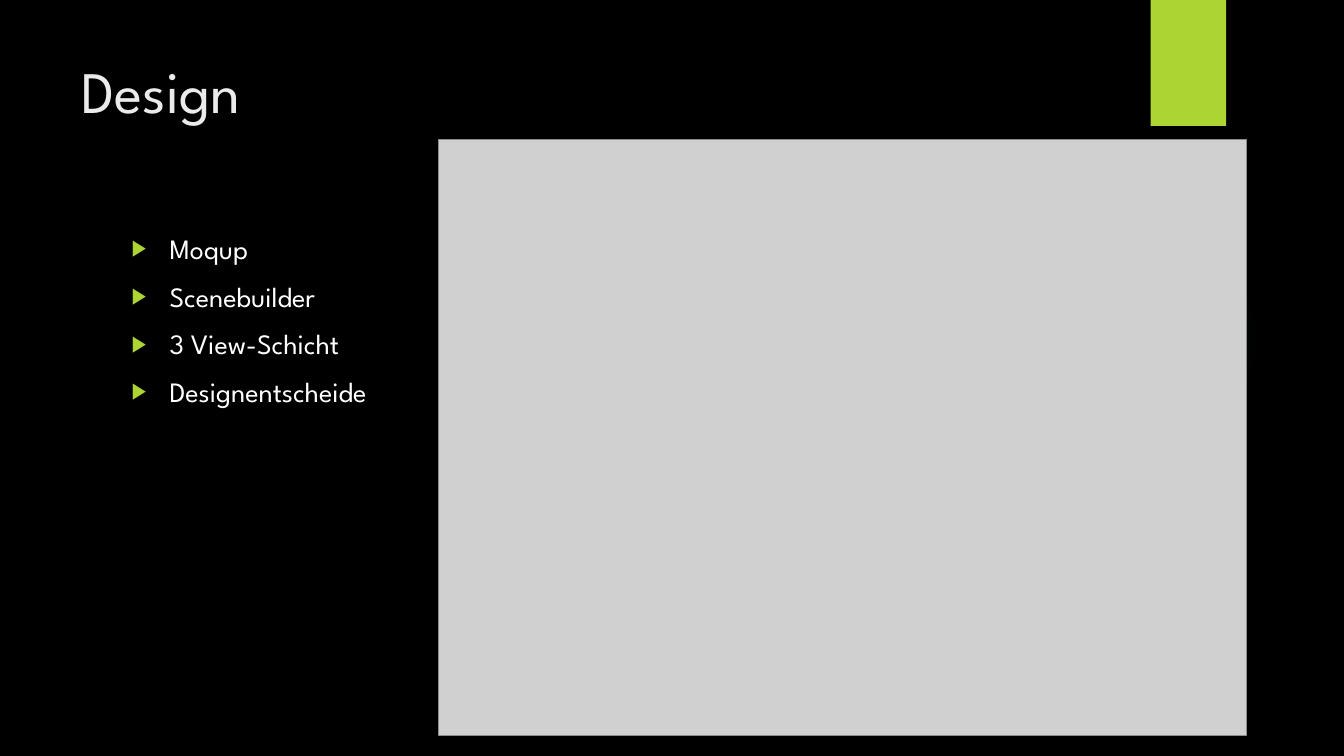
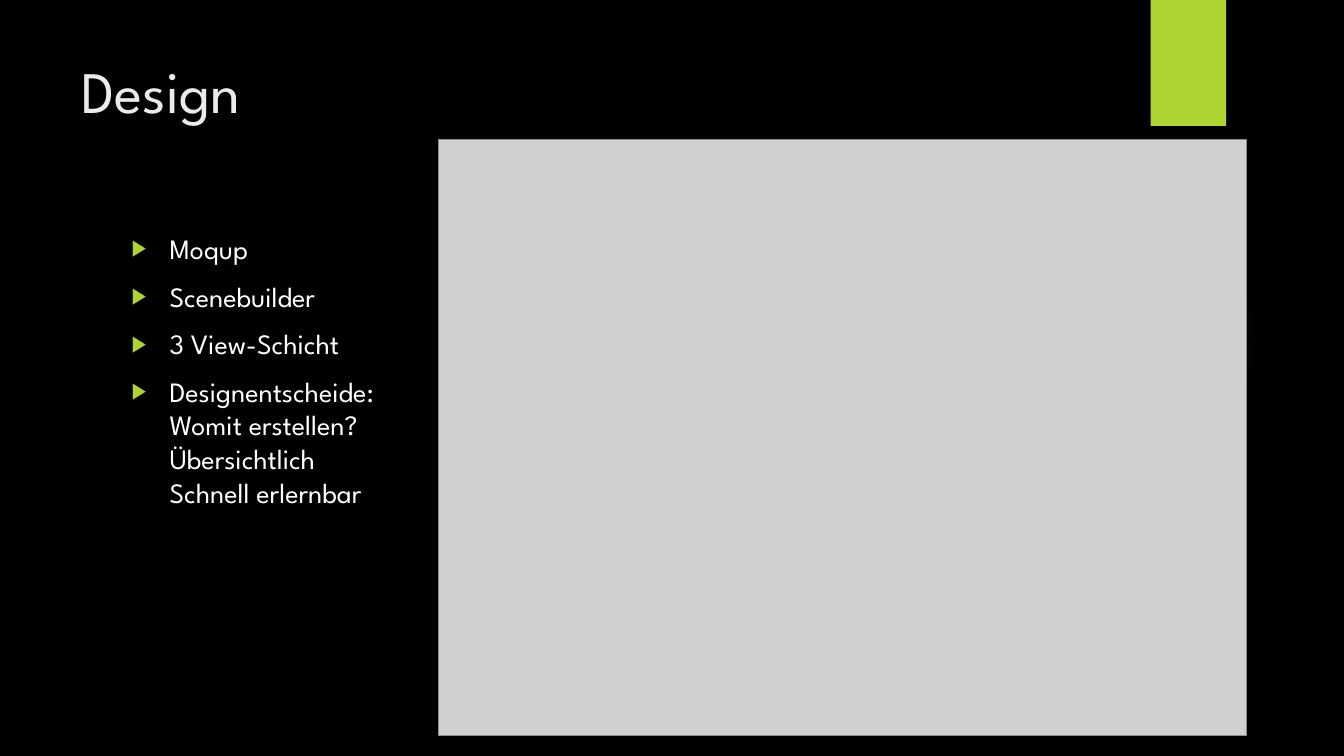
Before and after one commit to lucakuendig/INM21_Group_B, a slide deck: slide 8 of 06_Praesentation/Praesentation_Mangel_Manager.pptx (slide 9 before the commit). Drawn at 1344x756 pixels with LibreOffice and Linux fonts; fonts in the diff are those of the drawing; grey boxes stand for pictures; background and template pictures are left out. Boxes give left, top, right and bottom in pixels: in the first picture for what was removed or moved away, otherwise in the second. Text is boxed around its words. In the diff, an @@ line names an element or a change of style, - is before the commit and + after.

```diff
--- a/06_Praesentation/Praesentation_Mangel_Manager.pptx
+++ b/06_Praesentation/Praesentation_Mangel_Manager.pptx
@@ text at bbox=[170, 382, 374, 504]: text changed @@
-▶ Designentscheide
+▶ Designentscheide:
+  Womit erstellen?
+  Übersichtlich
+  Schnell erlernbar
```
Also in this commit, not shown: 2 other slides changed, 1 slide removed.
